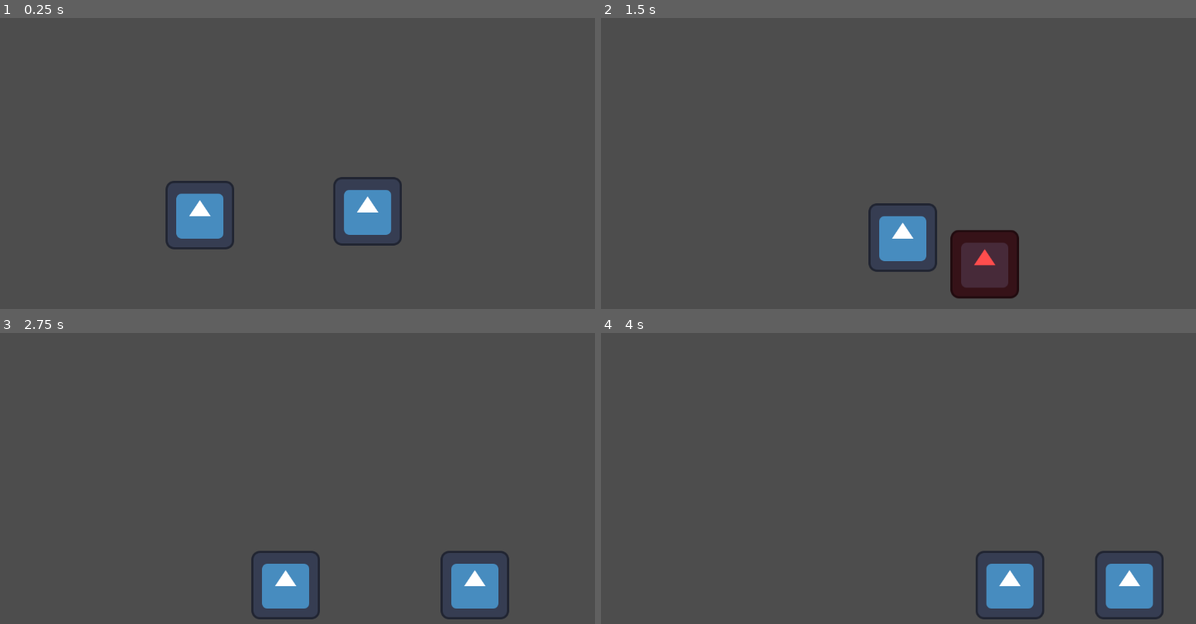
Above: before the commit, frames 1-4 (two rows, left to right).
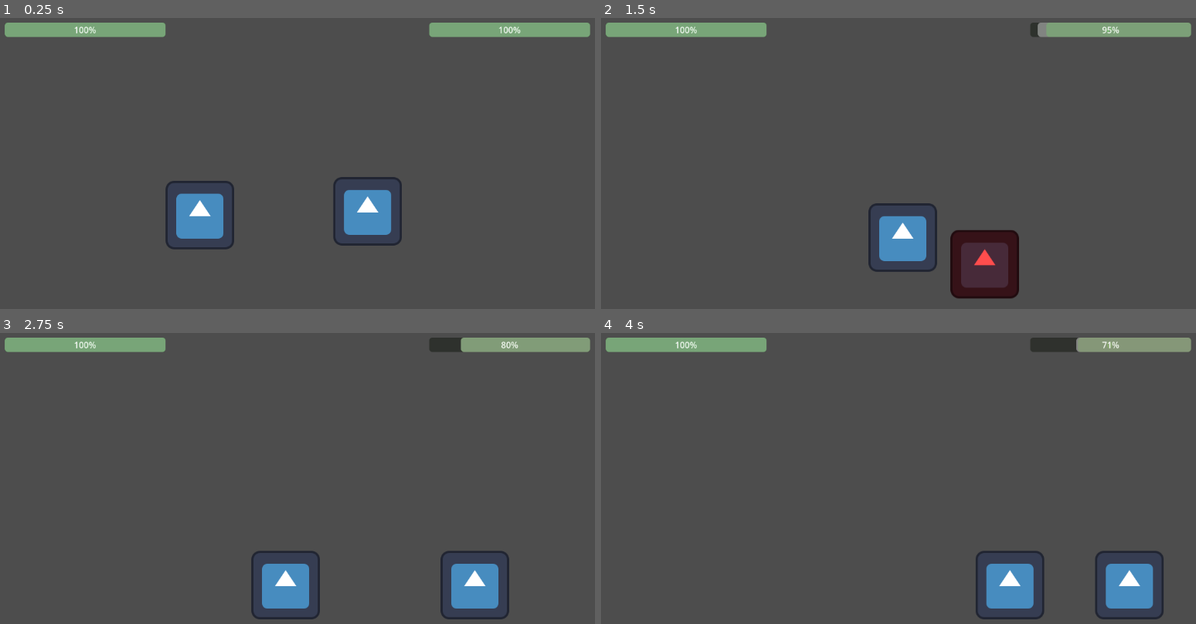
Above: after the commit, the same moments.

Repository: AndreaDF95/fighting-game
Game: Godot game, scene res://scenes/main/main.tscn
The game is run twice, just before and just after one commit, with the same random seed, the same clock (stepped at 60 frames per second) and the same inputs. The engine's default icon, where the game draws it, is replaced by a stand-in: a white triangle on a blue panel in a dark square.
Inputs:
- Up to frame 1 (0.25 s): no input
- Up to frame 2 (1.5 s): tap Enter (ui_accept) at 0.5, 0.77 s; hold Right (ui_right) from 0.53 s (still down); tap J (attack) at 0.6, 1.35 s
- Up to frame 3 (2.75 s): tap Enter (ui_accept) at 1.52 s; release Right (ui_right) at 2.03 s; hold Left (ui_left) from 2.03 s (still down); tap J (attack) at 2.1 s
- Up to frame 4 (4 s): release Left (ui_left) at 2.78 s; hold Right (ui_right) from 2.78 s (still down); tap J (attack) at 2.85, 3.6 s; tap Enter (ui_accept) at 3.02, 3.77 s

The runs differ from the first frame. In frame 1, 2.7% of the frame differs, in the area x 0-100%, y 1-7%; in frame 2, 2.7%; in frame 3, 2.7%; in frame 4, 2.7%.

Commit message:
add health system with UI and damage effect

Diff:
--- /dev/null
+++ b/scenes/main/main.gd
@@ -0,0 +1,35 @@
+extends Node2D
+
+@onready var player = $Player
+@onready var enemy = $Enemy
+
+@onready var player_bar = $UI/HUD/PlayerHealth
+@onready var enemy_bar = $UI/HUD/EnemyHealth
+
+@onready var player_damage_bar = $UI/HUD/PlayerHealthDamage
+@onready var enemy_damage_bar = $UI/HUD/EnemyHealthDamage
+
+func _process(delta):
+	if is_instance_valid(player):
+		player_bar.value = player.health
+		update_bar_color(player_bar)
+
+		# effetto ritardato
+		#player_damage_bar.value = lerp(player_damage_bar.value, player.health, 0.1)
+		player_damage_bar.value = lerp(player_damage_bar.value, float(player.health), 0.1)
+
+	if is_instance_valid(enemy):
+		enemy_bar.value = enemy.health
+		update_bar_color(enemy_bar)
+
+		#enemy_damage_bar.value = lerp(enemy_damage_bar.value, enemy.health, 0.1)
+		enemy_damage_bar.value = lerp(enemy_damage_bar.value, float(enemy.health), 0.1)
+
+
+func update_bar_color(bar):
+	var ratio = bar.value / bar.max_value
+
+	# verde → giallo → rosso
+	var color = Color(1 - ratio, ratio, 0)
+
+	bar.modulate = color
--- a/scenes/main/main.tscn
+++ b/scenes/main/main.tscn
@@ -1,5 +1,6 @@
 [gd_scene format=3 uid="uid://bop874pirw2ph"]
 
+[ext_resource type="Script" uid="uid://0106tq6gfv4p" path="res://scenes/main/main.gd" id="1_k2fmo"]
 [ext_resource type="PackedScene" uid="uid://c8efj3g3k05w8" path="res://scenes/player/Player.tscn" id="1_o5qli"]
 [ext_resource type="PackedScene" uid="uid://b0pxr8gemflqm" path="res://scenes/player/Enemy.tscn" id="2_iuonh"]
 
@@ -10,6 +11,7 @@
 size = Vector2(50, 500)
 
 [node name="Main" type="Node2D" unique_id=529036676]
+script = ExtResource("1_k2fmo")
 
 [node name="Ground" type="StaticBody2D" parent="." unique_id=688124641]
 
@@ -37,3 +39,49 @@
 
 [node name="Player" parent="." unique_id=1885888085 instance=ExtResource("1_o5qli")]
 position = Vector2(409, 350)
+
+[node name="UI" type="CanvasLayer" parent="." unique_id=335624060]
+
+[node name="HUD" type="Control" parent="UI" unique_id=213165546]
+layout_mode = 3
+anchors_preset = 15
+anchor_right = 1.0
+anchor_bottom = 1.0
+grow_horizontal = 2
+grow_vertical = 2
+
+[node name="EnemyHealthDamage" type="ProgressBar" parent="UI/HUD" unique_id=1026022302]
+z_index = 1
+layout_mode = 0
+offset_left = 837.0
+offset_top = 20.0
+offset_right = 1137.0
+offset_bottom = 47.0
+value = 100.0
+fill_mode = 1
+
+[node name="EnemyHealth" type="ProgressBar" parent="UI/HUD" unique_id=1406381733]
+layout_mode = 0
+offset_left = 837.0
+offset_top = 20.0
+offset_right = 1137.0
+offset_bottom = 47.0
+value = 100.0
+fill_mode = 1
+
+[node name="PlayerHealthDamage" type="ProgressBar" parent="UI/HUD" unique_id=261974405]
+z_index = 1
+layout_mode = 0
+offset_left = 45.0
+offset_top = 20.0
+offset_right = 345.0
+offset_bottom = 47.0
+value = 100.0
+
+[node name="PlayerHealth" type="ProgressBar" parent="UI/HUD" unique_id=1969770859]
+layout_mode = 0
+offset_left = 45.0
+offset_top = 20.0
+offset_right = 345.0
+offset_bottom = 47.0
+value = 100.0
--- a/scenes/player/player.gd
+++ b/scenes/player/player.gd
@@ -24,6 +24,8 @@
 # PLAYER FLAG
 # -------------------------
 @export var is_player := true
+@export var max_health := 100
+var health := 100
 
 # -------------------------
 # NODI (SAFE)
@@ -36,6 +38,8 @@
 # READY
 # -------------------------
 func _ready():
+	health = max_health
+
 	if attack_shape:
 		attack_shape.disabled = true
 
@@ -68,6 +72,13 @@
 	if body.has_method("take_damage"):
 		body.take_damage(global_position)
 
+#--------------------------
+# MORTE
+#--------------------------
+func die():
+	print(name, "DEAD")
+
+	queue_free()
 
 # -------------------------
 # PRENDERE DANNO
@@ -75,21 +86,26 @@
 func take_damage(from_position: Vector2):
 	is_hit = true
 
+	# 👇 DIMINUISCI VITA
+	health -= 10
+	print("HP:", health)
+
 	# knockback
 	var direction = sign(global_position.x - from_position.x)
 	velocity.x = direction * knockback_force
 	velocity.y = -150
 
-	# 💥 FLASH
-	sprite.modulate = Color(1, 0.3, 0.3)  # rosso
-
+	# flash
+	sprite.modulate = Color(1, 0.3, 0.3)
 	await get_tree().create_timer(0.1).timeout
-
-	sprite.modulate = Color(1, 1, 1)  # normale
+	sprite.modulate = Color(1, 1, 1)
 
 	await get_tree().create_timer(hit_duration).timeout
+	is_hit = false
 
-	is_hit = false
+	# 👇 MORTE
+	if health <= 0:
+		die()
 
 
 # -------------------------
Not shown, added: scenes/main/main.gd.uid
